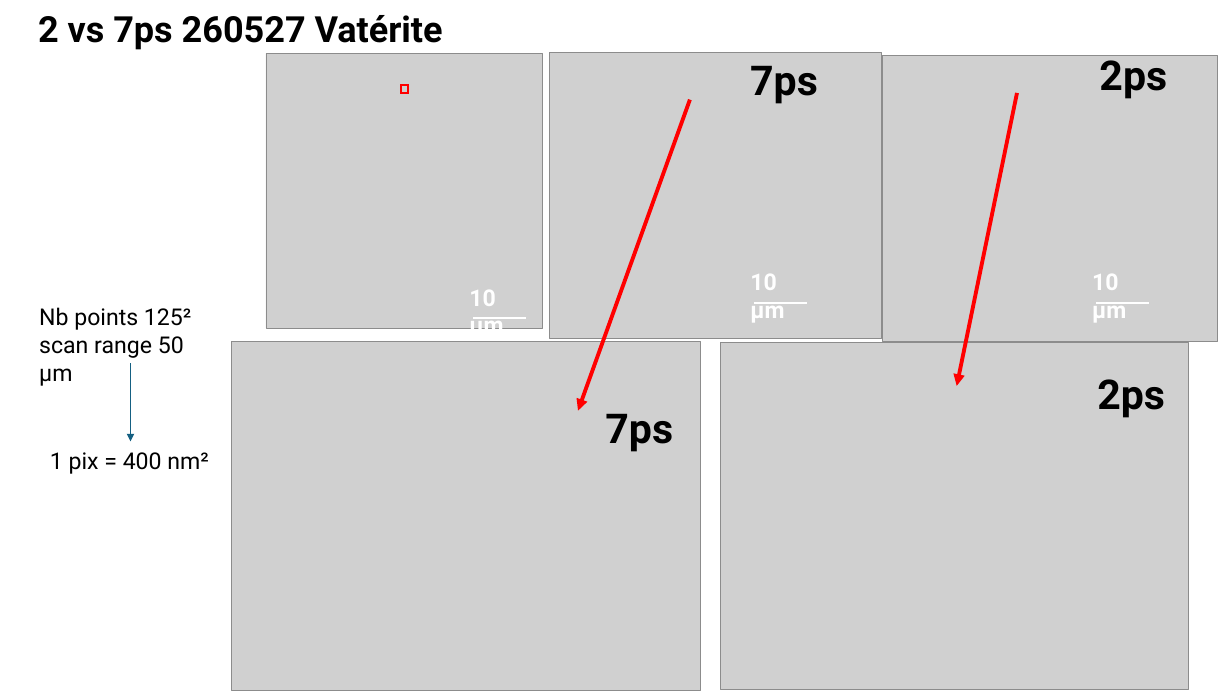
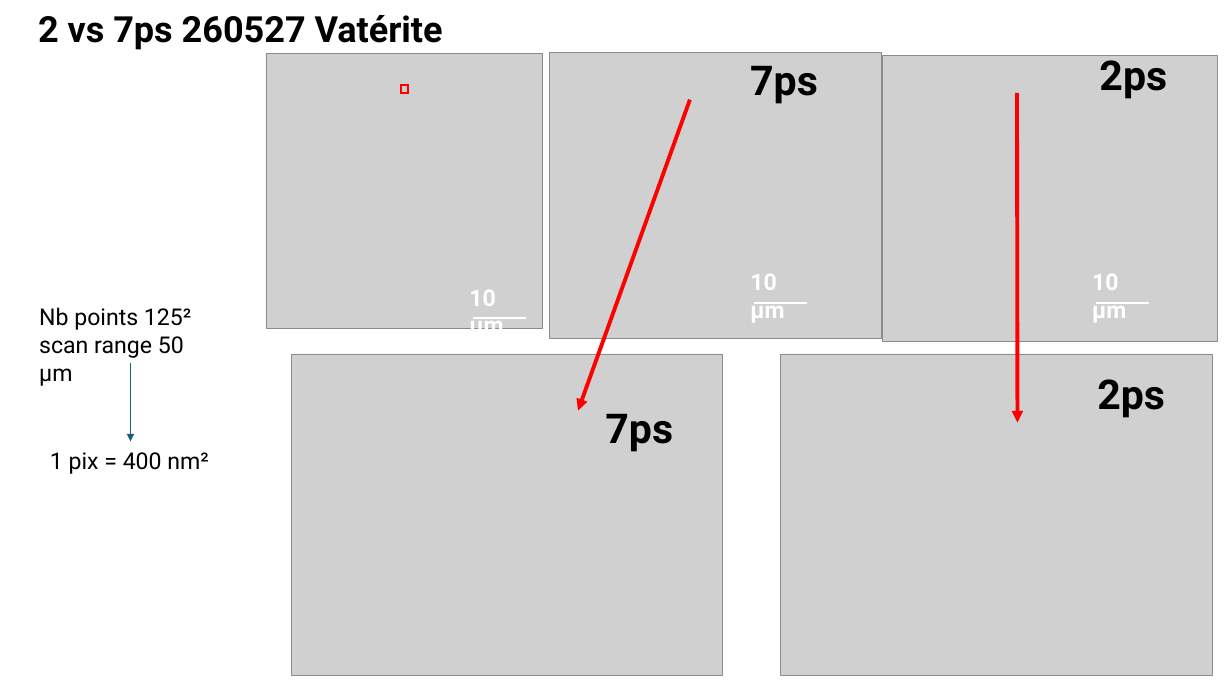
Before and after one commit to sachabuc/SRS_analysis, a slide deck: slide 20 of meetings/reu_291026_figures_papiers.pptx (slide 21 before the commit). Drawn at 1232x693 pixels with LibreOffice and Linux fonts; fonts in the diff are those of the drawing; grey boxes stand for pictures. Boxes give left, top, right and bottom in pixels: in the first picture for what was removed or moved away, otherwise in the second. Text is boxed around its words. In the diff, an @@ line names an element or a change of style, - is before the commit and + after.

```diff
--- a/meetings/reu_291026_figures_papiers.pptx
+++ b/meetings/reu_291026_figures_papiers.pptx
@@ arrow moved from (1018, 93) - (957, 386) to (1018, 93) - (1018, 422) @@
@@ picture removed at (x1=232, y1=341, x2=701, y2=690) @@
@@ picture resized from (x1=243, y1=341, x2=690, y2=675) to (x1=291, y1=354, x2=723, y2=676) @@
@@ picture resized from (x1=721, y1=343, x2=1189, y2=689) to (x1=781, y1=354, x2=1213, y2=676) @@
```
Also in this commit, not shown: 1 slide removed, 6 other files.
